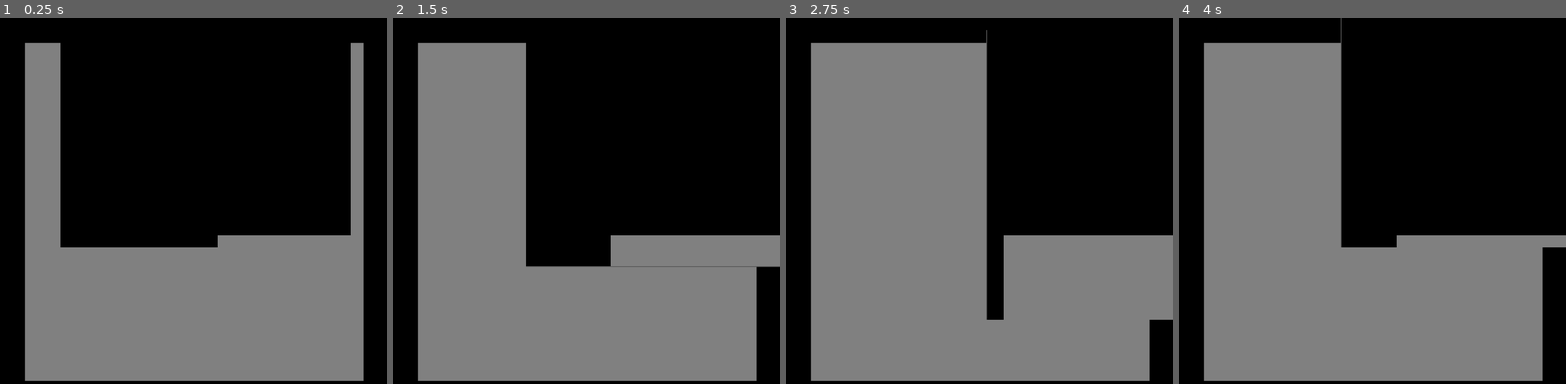
Above: before the commit, frames 1-4 (left to right).
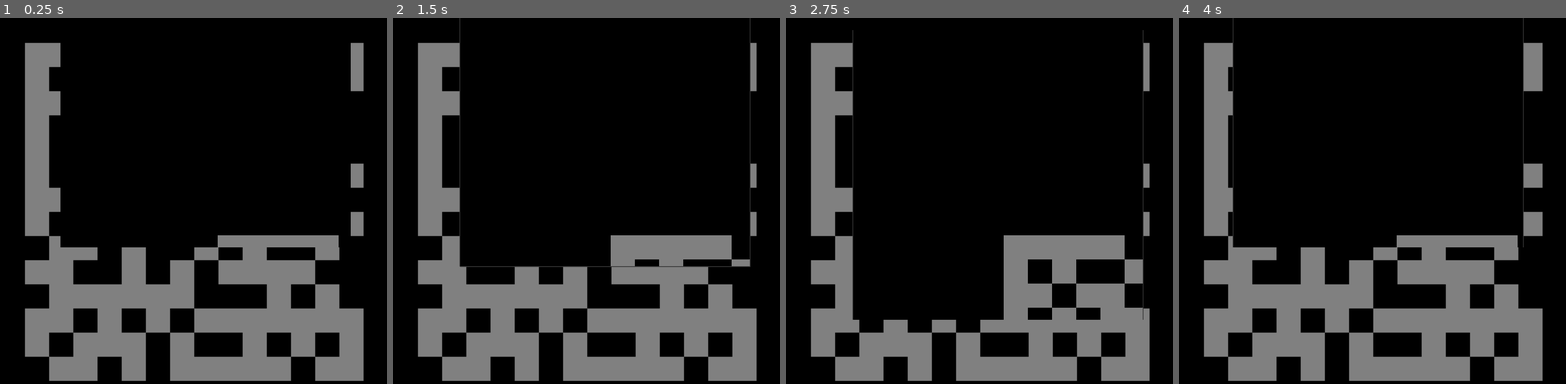
Above: after the commit, the same moments.

Repository: Bonfirium/maze_squeezer
Game: Godot game, scene res://scenes/player.tscn
Same seed, same stepped clock (60 frames per second), same inputs: the game is played once before the commit and once after it.
Inputs:
- Up to frame 1 (0.25 s): no input
- Up to frame 2 (1.5 s): tap Enter at 0.5 s; hold D 0.53-1.28 s; hold S from 1.28 s (still down)
- Up to frame 3 (2.75 s): release S at 2.03 s; hold D from 2.03 s (still down)
- Up to frame 4 (4 s): release D at 2.78 s; hold W 2.78-3.53 s; hold A from 3.53 s (still down)

The runs differ from the first frame. In frame 1, 15% of the frame differs, in the area x 6-94%, y 13-100%; in frame 2, 24%; in frame 3, 39%, in the area x 6-100%, y 3-100%; in frame 4, 31%.

Commit message:
Done maze-generator

Diff:
--- a/scripts/Game.gd
+++ b/scripts/Game.gd
@@ -3,13 +3,19 @@
 export (int) var height = 16
 var matrix = []
 var player
+var dirs = [
+	Vector2(1, 0),
+	Vector2(0, -1),
+	Vector2(-1, 0),
+	Vector2(0, 1),
+]
 func save_matrix(temp_matrix):
 	var result = []
 	for y in range(height):
 		var column = []
 		column.resize(width)
 		for x in range(width):
-			column[x] = temp_matrix[y][x] == 3
+			column[x] = temp_matrix[y][x] != 2
 		result.append(column)
 	return result
 func generate_maze():
@@ -18,12 +24,28 @@
 	for y in range(height):
 		var column = []
 		column.resize(width)
-		for x in range(width): column[x] = 0 if y > 0 and y < pre_size.y and x > 0 and x < pre_size.x else 3
+		for x in range(width):
+			column[x] = 0 if y > 0 and y < pre_size.y and x > 0 and x < pre_size.x else 3
 		temp_matrix.append(column)
+	var q = [Vector2(1 + randi() % (width - 2), 1 + randi() % (height - 2))]
+	temp_matrix[q[0].y][q[0].x] = 1
+	while q.size() > 0:
+		var index = randi() % q.size()
+		var pos = q[index]
+		if (index != q.size() - 1): q[index] = q.pop_back()
+		else: q.pop_back()
+		if temp_matrix[pos.y][pos.x] != 1: continue
+		temp_matrix[pos.y][pos.x] = 2
+		for dir in dirs:
+			var this_pos = pos + dir
+			match temp_matrix[this_pos.y][this_pos.x]:
+				1: temp_matrix[this_pos.y][this_pos.x] = 3
+				0:
+					temp_matrix[this_pos.y][this_pos.x] = 1
+					q.append(this_pos)
 	return save_matrix(temp_matrix)
 func _ready():
 	matrix = generate_maze()
-	print(matrix)
 	player = $Player
 	player.position = Vector2(randi() % width + 0.5, randi() % height + 0.5) * 64
 	player.matrix = matrix
